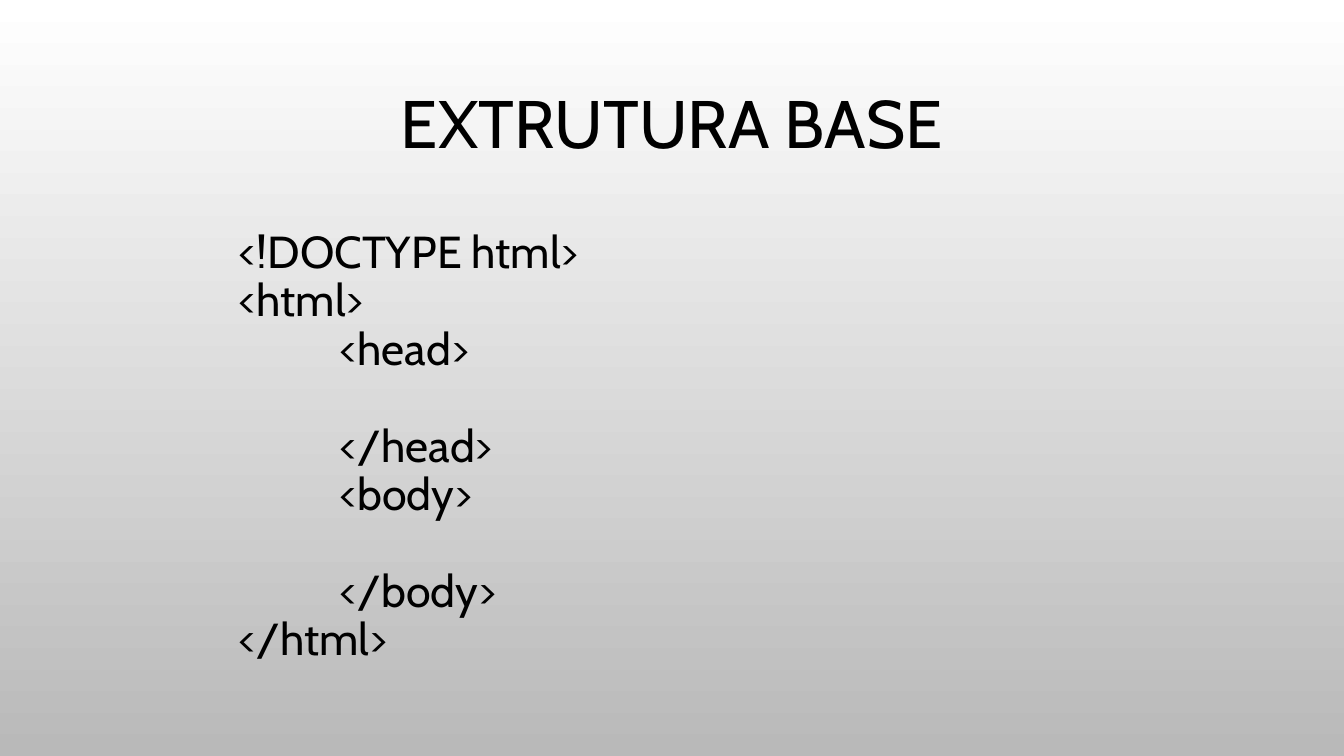
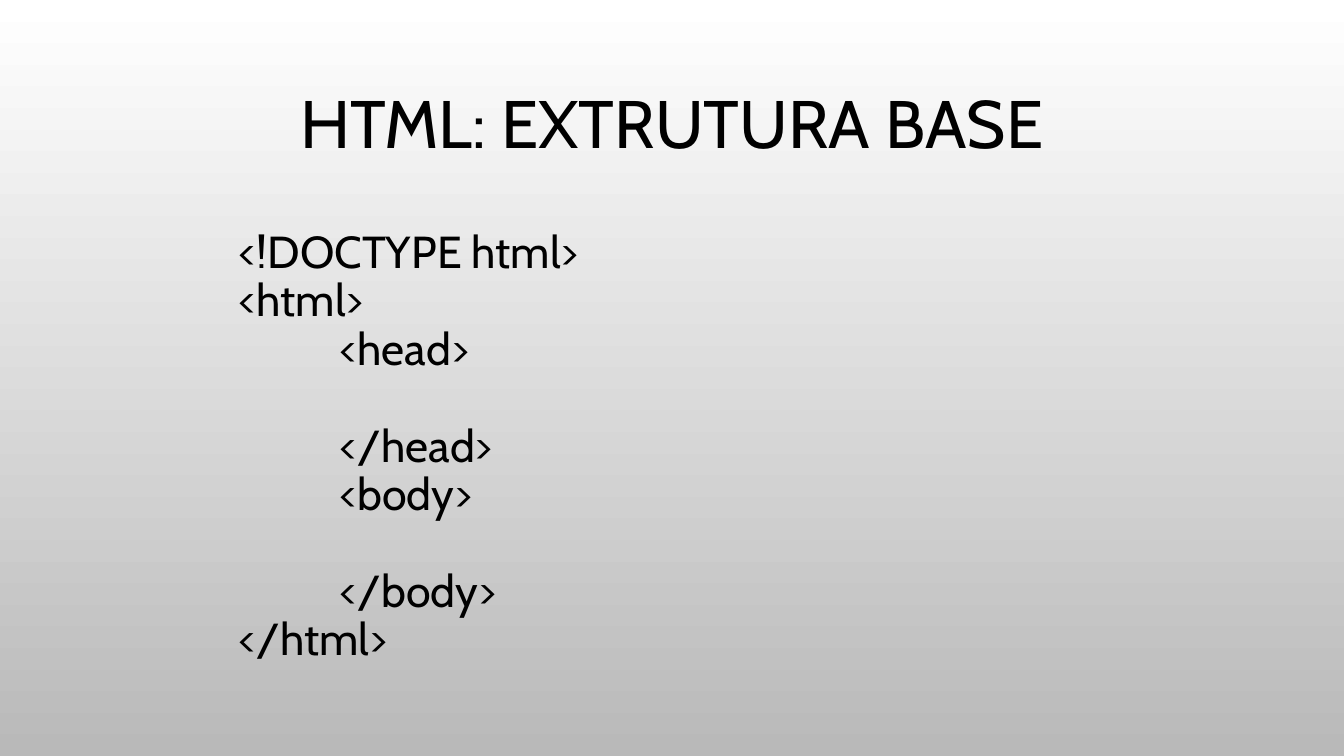
Before and after one commit to JulioCR-Oliveira/Trabalho-Topicos-Especiais, a slide deck: slide 4 of Arquivos/INTRODUÇÃO A FRONT-END.pptx. Drawn at 1344x756 pixels with LibreOffice and Linux fonts; fonts in the diff are those of the drawing; background and template pictures are left out. Boxes give left, top, right and bottom in pixels: in the first picture for what was removed or moved away, otherwise in the second. Text is boxed around its words. In the diff, an @@ line names an element or a change of style, - is before the commit and + after.

```diff
--- a/Arquivos/INTRODUÇÃO A FRONT-END.pptx
+++ b/Arquivos/INTRODUÇÃO A FRONT-END.pptx
@@ title at (301,100,1043,149): text changed @@
-EXTRUTURA BASE
+HTML: EXTRUTURA BASE
```
Also in this commit, not shown: 3 other slides changed, 17 slides added, 1 other file.
